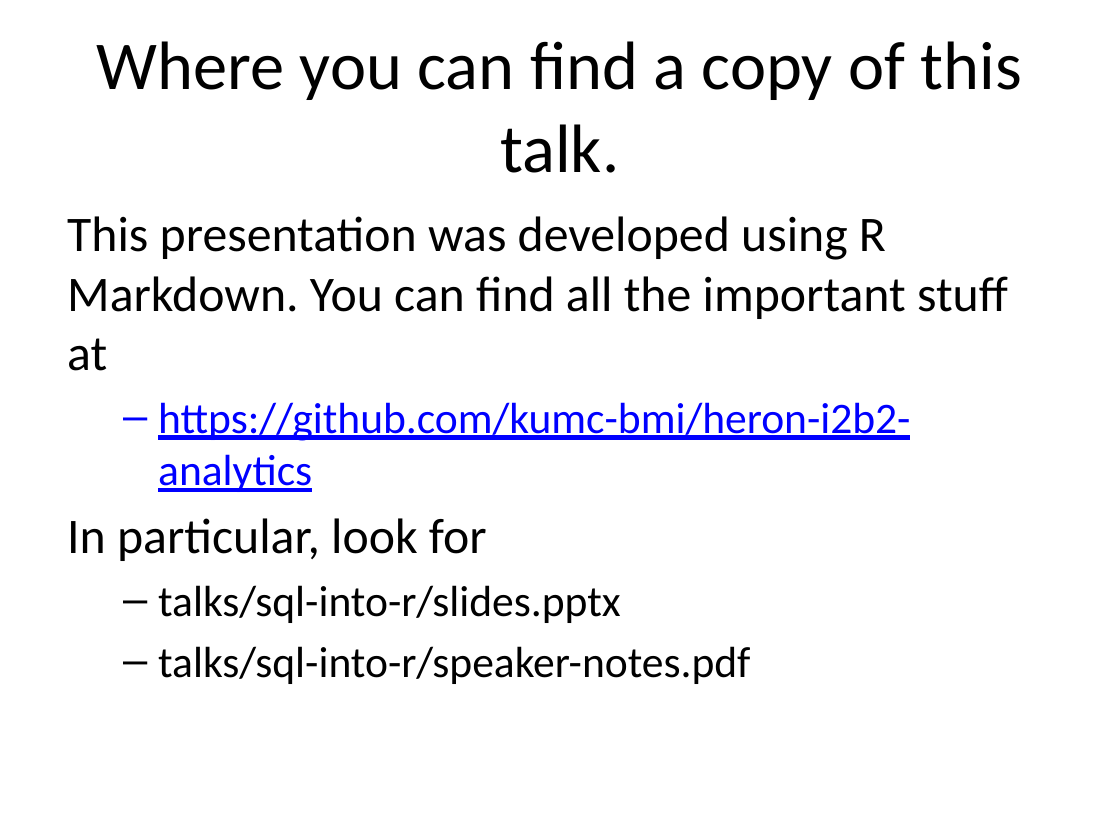
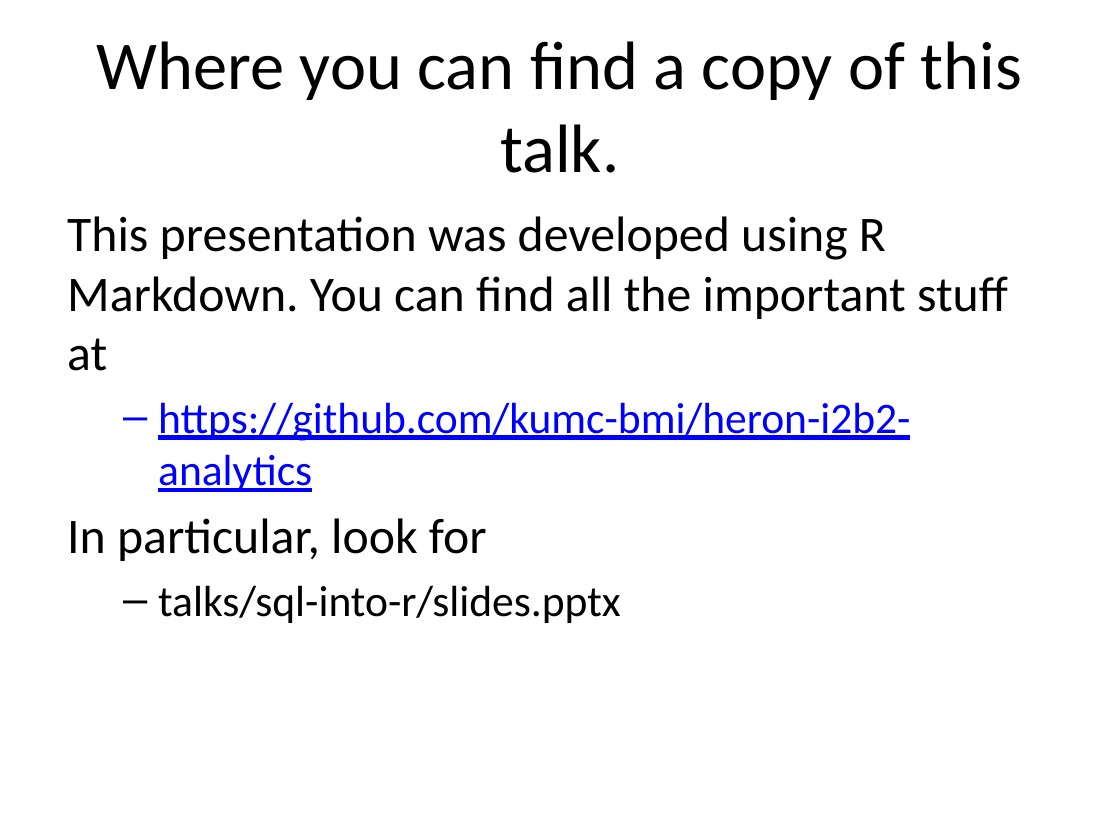
Before and after one commit to kumc-bmi/heron-i2b2-analytics, a slide deck: slide 20 of talks/sql-into-r/slides.pptx (slide 18 before the commit). Drawn at 1120x840 pixels with LibreOffice and Linux fonts; fonts in the diff are those of the drawing. Boxes give left, top, right and bottom in pixels: in the first picture for what was removed or moved away, otherwise in the second. Text is boxed around its words. In the diff, an @@ line names an element or a change of style, - is before the commit and + after.

```diff
--- a/talks/sql-into-r/slides.pptx
+++ b/talks/sql-into-r/slides.pptx
@@ text at bbox=[158, 646, 750, 684]: paragraph removed @@
-  – talks/sql-into-r/speaker-notes.pdf
```
Also in this commit, not shown: 3 other slides changed, 2 slides added, 1 other file.
